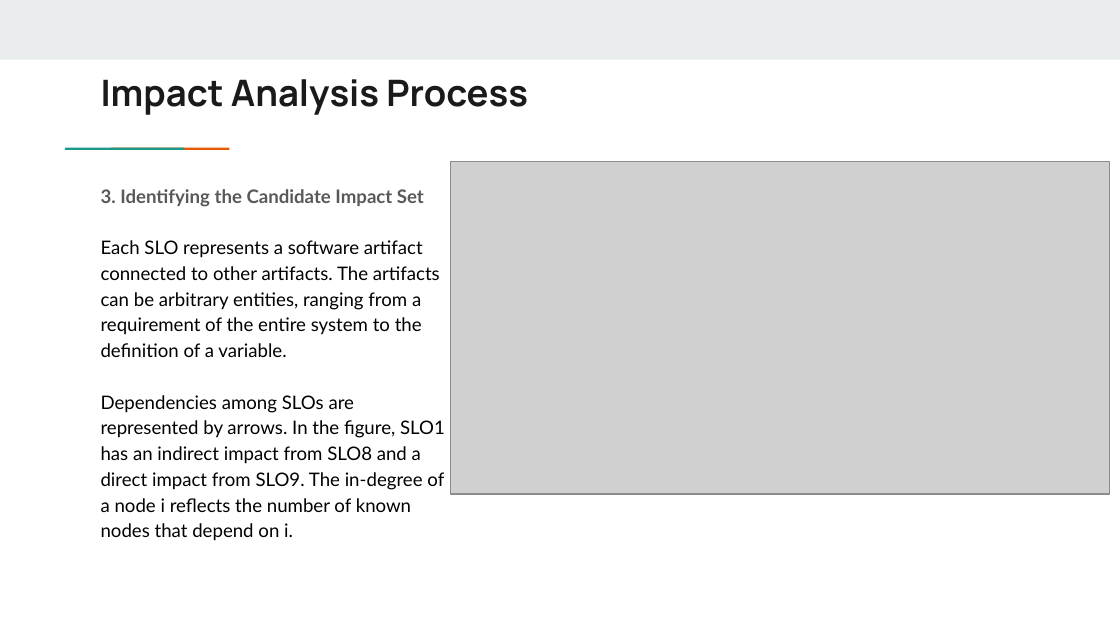
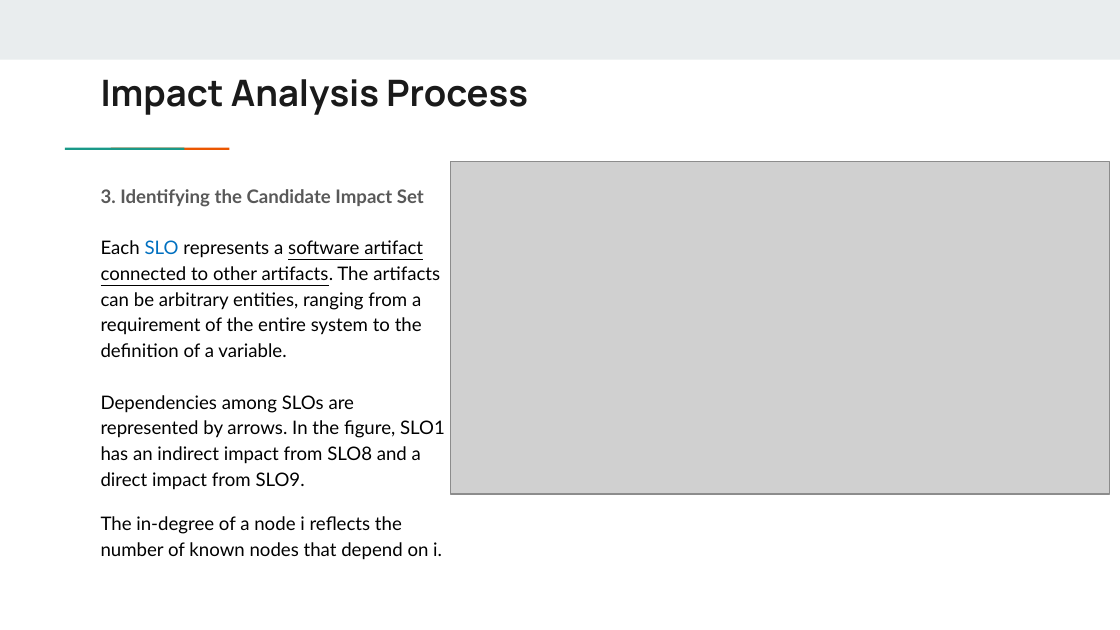
Before and after one commit to GoonerMAK/SWE_4801_Software_Maintenance, a slide deck: slide 19 of Chapter 12_impact analysis.pptx. Drawn at 1120x630 pixels with LibreOffice and Linux fonts; fonts in the diff are those of the drawing; grey boxes stand for pictures. Boxes give left, top, right and bottom in pixels: in the first picture for what was removed or moved away, otherwise in the second. Text is boxed around its words. In the diff, an @@ line names an element or a change of style, - is before the commit and + after.

```diff
--- a/Chapter 12_impact analysis.pptx
+++ b/Chapter 12_impact analysis.pptx
@@ text at bbox=[101, 189, 445, 560]: text changed @@
-3. Identifying the Candidate Impact Set
-Each SLO represents a software artifact connected to other artifacts. The artifacts can be arbitrary entities, ranging from a requirement of the entire system to the definition of a variable.
-Dependencies among SLOs are represented by arrows. In the figure, SLO1 has an indirect impact from SLO8 and a direct impact from SLO9. The in-degree of a node i reflects the number of known nodes that depend on i.
+3. Identifying the Candidate Impact Set
+Each SLO represents a software artifact connected to other artifacts. The artifacts can be arbitrary entities, ranging from a requirement of the entire system to the definition of a variable.
+Dependencies among SLOs are represented by arrows. In the figure, SLO1 has an indirect impact from SLO8 and a direct impact from SLO9.
+The in-degree of a node i reflects the number of known nodes that depend on i.
```
Also in this commit, not shown: 41 other slides changed, 1 slide added, 2 slides removed, 3 other files.
